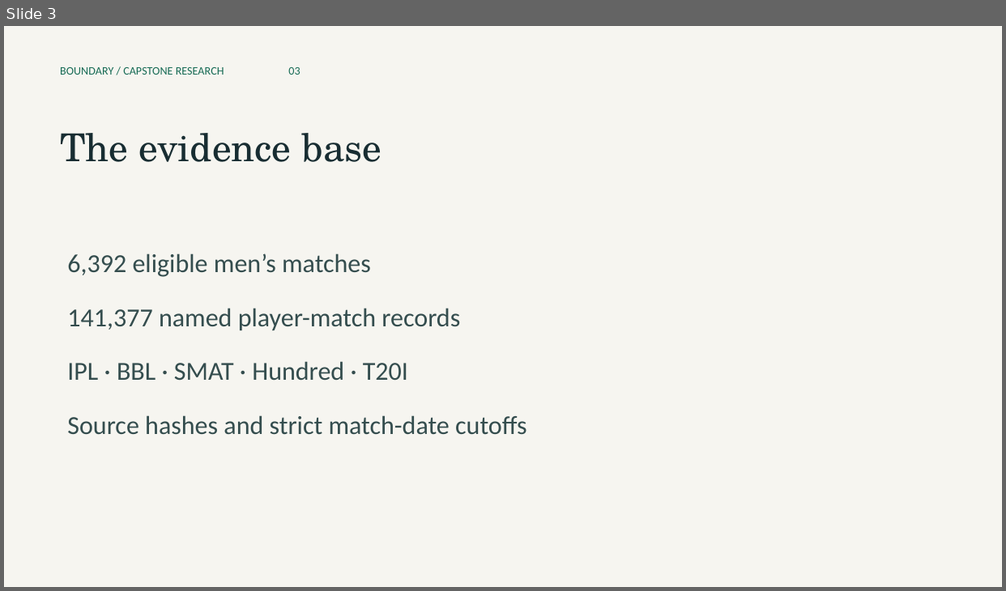
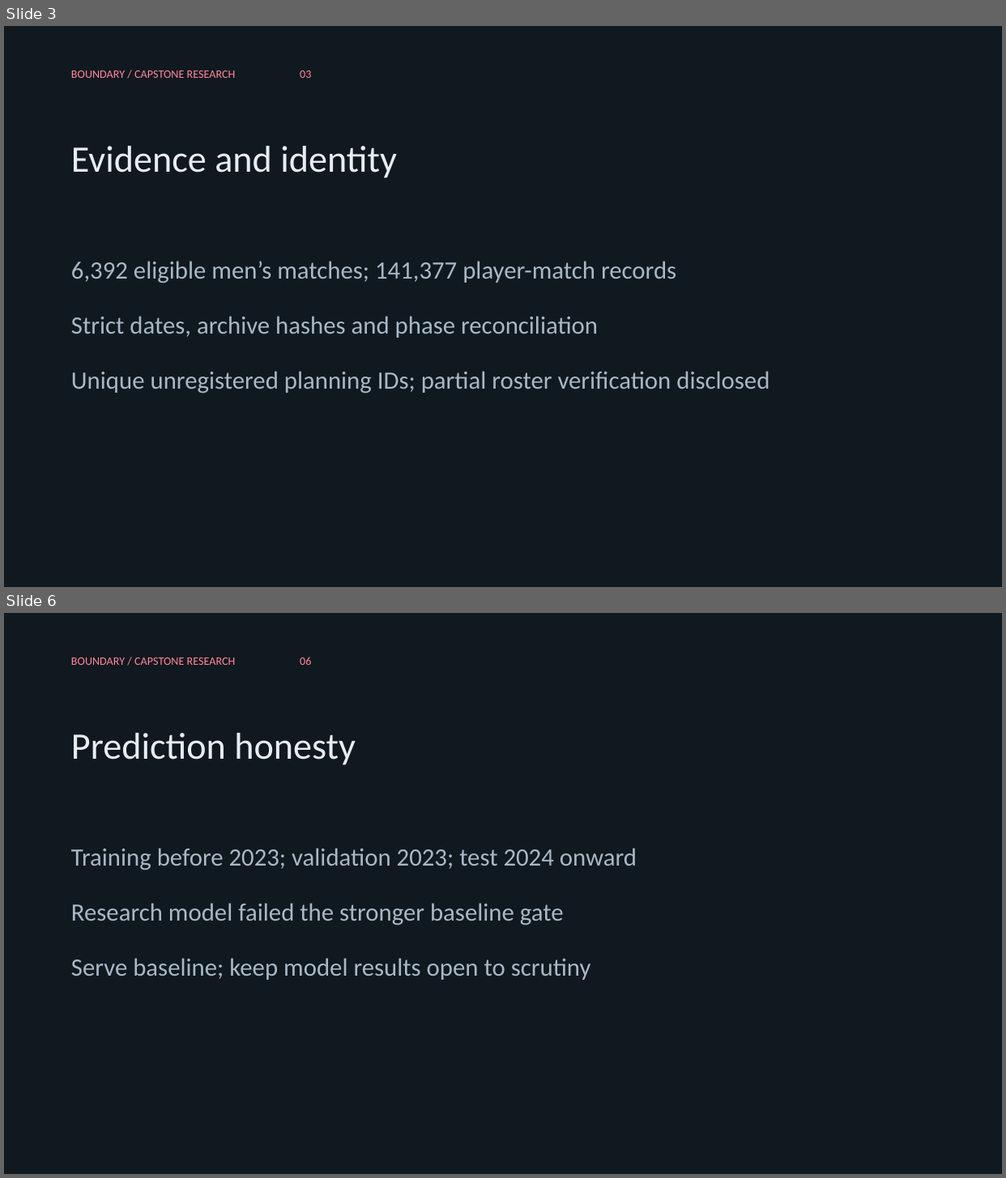
Before and after one commit to br-abishek-07/boundary-cricket-capstone, a slide deck: docs/Capstone_Presentation.pptx. Shown one above the other, each under a label of ours: slide 3 before the commit, slides 3 and 6 after it; the slides between them are not shown. The pictures are 1006x591 and 1006x1178 pixels, drawn with LibreOffice and Linux fonts; fonts in the diff are those of the drawing. Boxes give left, top, right and bottom in pixels: in the first picture for what was removed or moved away, otherwise in the second. Text is boxed around its words. In the diff, an @@ line names an element or a change of style, - is before the commit and + after.

Commit message:
Correct evidence integrity, supported XI workloads and grounded agent; add franchise themes
Preserve player identities and raw totals, correct phase filters, enforce complete bowling allocation, isolate private-session records, and gate research forecasts against the learned chase baseline. Add bundled marks, franchise accents and Light/Dark appearance.

Validation: 31 core regressions, 41 UI workflow checks and 5 local Chromium checks. Live provider quality and full current squad verification remain disclosed limits.

```diff
--- a/docs/Capstone_Presentation.pptx
+++ b/docs/Capstone_Presentation.pptx
@@ slide 6 added at [4, 613, 1002, 1174], background #101820 @@
@@ text added at [71, 657, 311, 665], 11 pt, text #FF8798 @@
+BOUNDARY / CAPSTONE RESEARCH 06
@@ text added at [71, 733, 356, 765], 36 pt, text #E8EDF1 @@
+Prediction honesty
@@ text added at [71, 848, 637, 980], 24 pt, text #A8B8C5 @@
+Training before 2023; validation 2023; test 2024 onward
+Research model failed the stronger baseline gate
+Serve baseline; keep model results open to scrutiny
@@ slide 3 changed as well @@
@@ background #F6F5F0 to #101820 @@
@@ text "BOUNDARY / CAPSTONE RESEARCH 03": place and size @@
-text "BOUNDARY / CAPSTONE RESEARCH 03" at [60, 67, 300, 75]
+text "BOUNDARY / CAPSTONE RESEARCH 03" at [71, 71, 311, 78]
@@ text "BOUNDARY / CAPSTONE RESEARCH 03" at [71, 71, 311, 78]: text colour #176B55 to #FF8798; more space between paragraphs @@
@@ text at [71, 146, 397, 178]: text changed; size 37 to 36 pt; font TeX Gyre Schola to Calibri; text colour #182D32 to #E8EDF1 @@
-The evidence base
+Evidence and identity
@@ text at [71, 261, 769, 394]: text changed; size 25 to 24 pt; text colour #344D4E to #A8B8C5 @@
-6,392 eligible men’s matches
-141,377 named player-match records
-IPL · BBL · SMAT · Hundred · T20I
-Source hashes and strict match-date cutoffs
+6,392 eligible men’s matches; 141,377 player-match records
+Strict dates, archive hashes and phase reconciliation
+Unique unregistered planning IDs; partial roster verification disclosed
```
Also in this commit, not shown: 8 other slides added, 9 slides removed, 52 other files.
